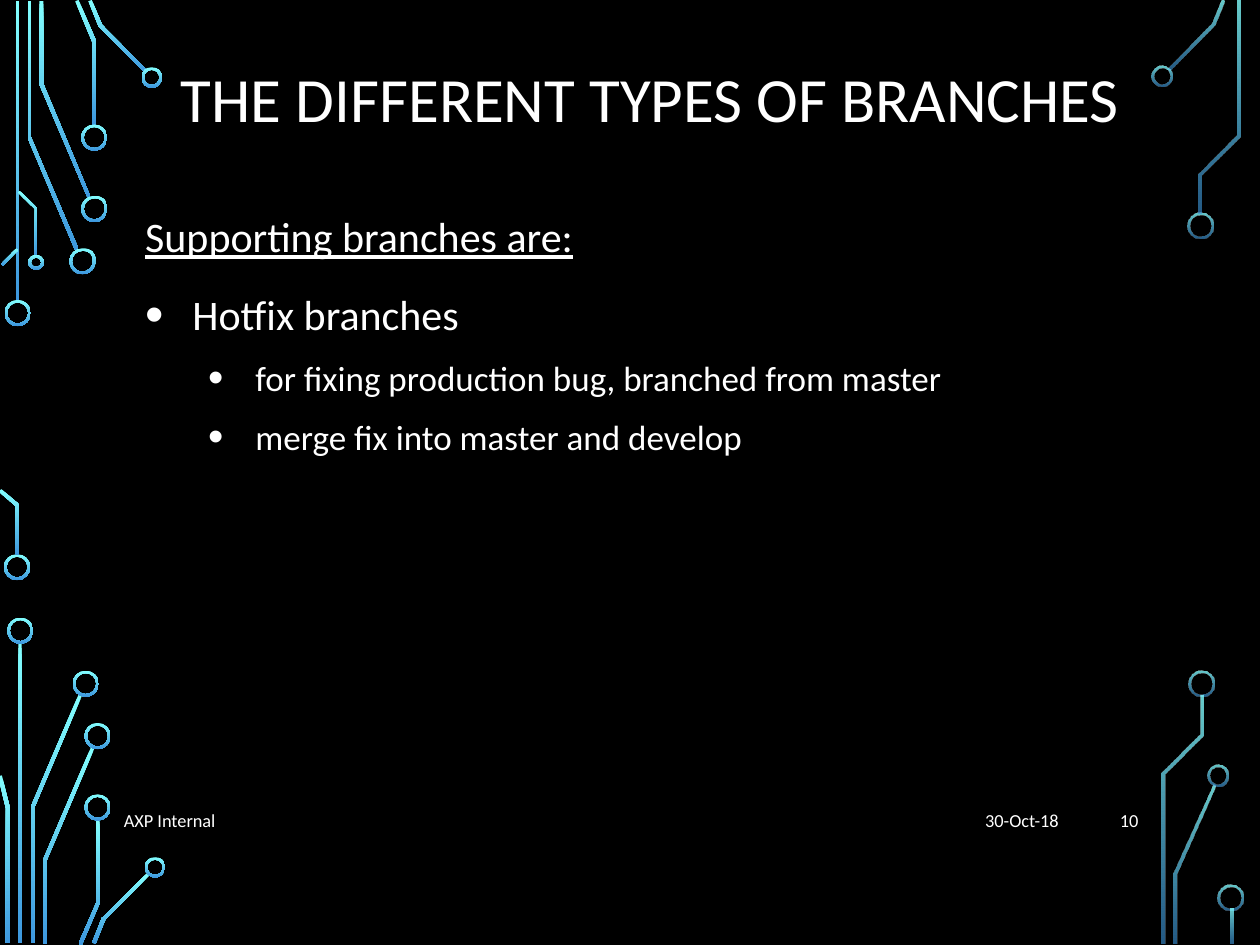
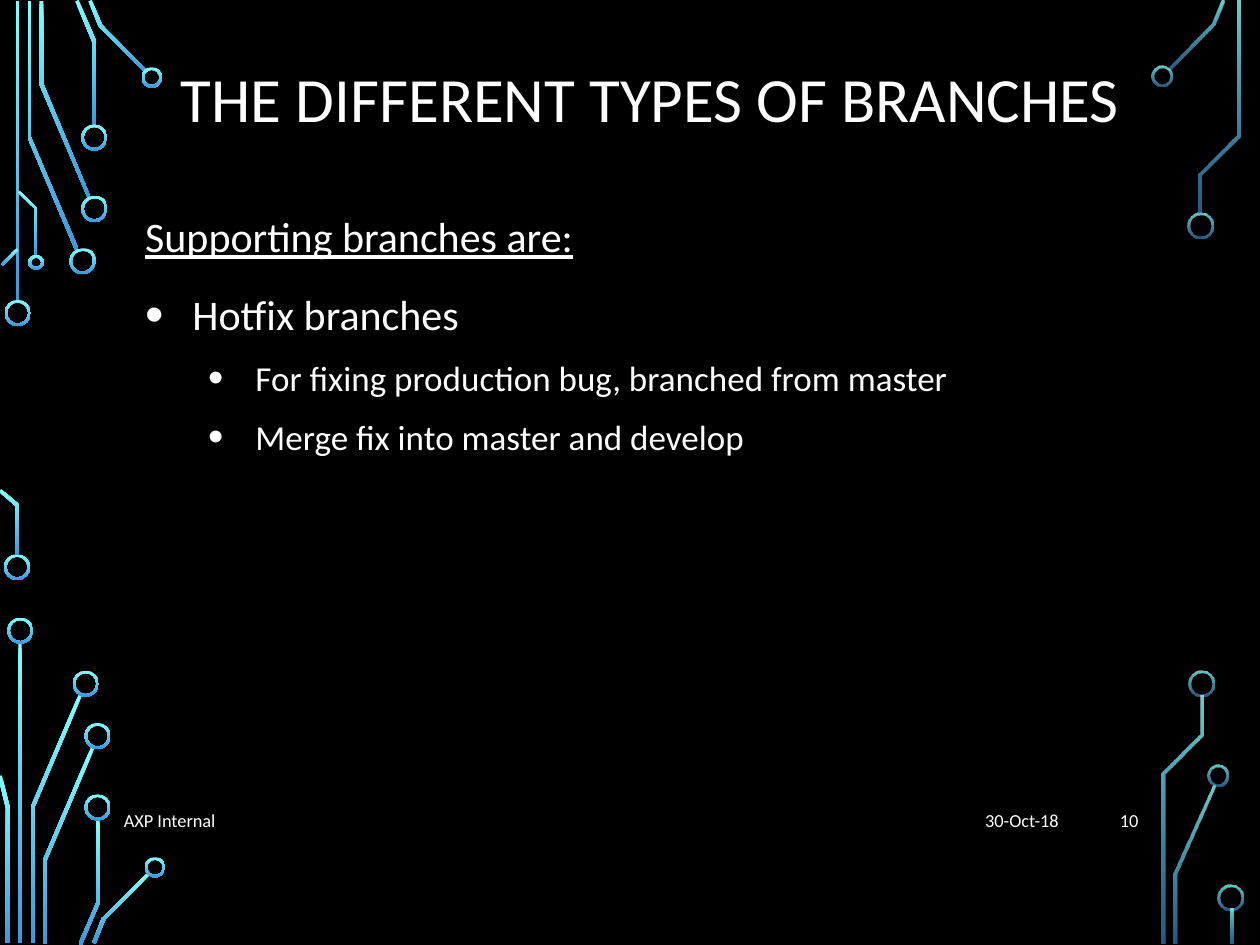
Before and after one commit to liyuan6006/GitStrategies, a slide deck: slide 10 of Branching.pptx. Drawn at 1260x945 pixels with LibreOffice and Linux fonts; fonts in the diff are those of the drawing; background and template pictures are left out. Boxes give left, top, right and bottom in pixels: in the first picture for what was removed or moved away, otherwise in the second. Text is boxed around its words. In the diff, an @@ line names an element or a change of style, - is before the commit and + after.

```diff
--- a/Branching.pptx
+++ b/Branching.pptx
@@ text at [255,366,947,456]: text changed @@
-  • for fixing production bug, branched from master
-  • merge fix into master and develop
+  • For fixing production bug, branched from master
+  • Merge fix into master and develop
```
Also in this commit, not shown: 6 other slides changed.
